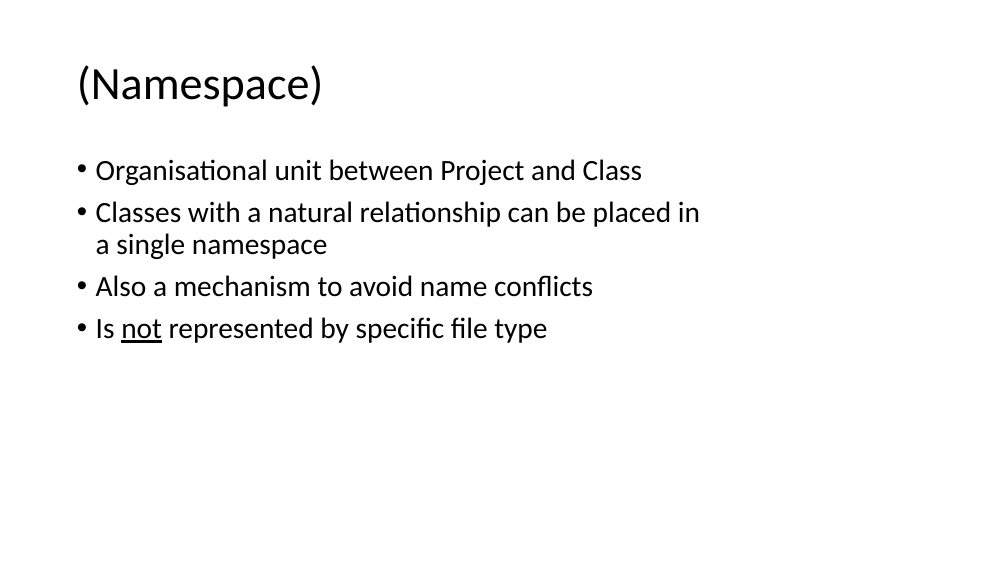
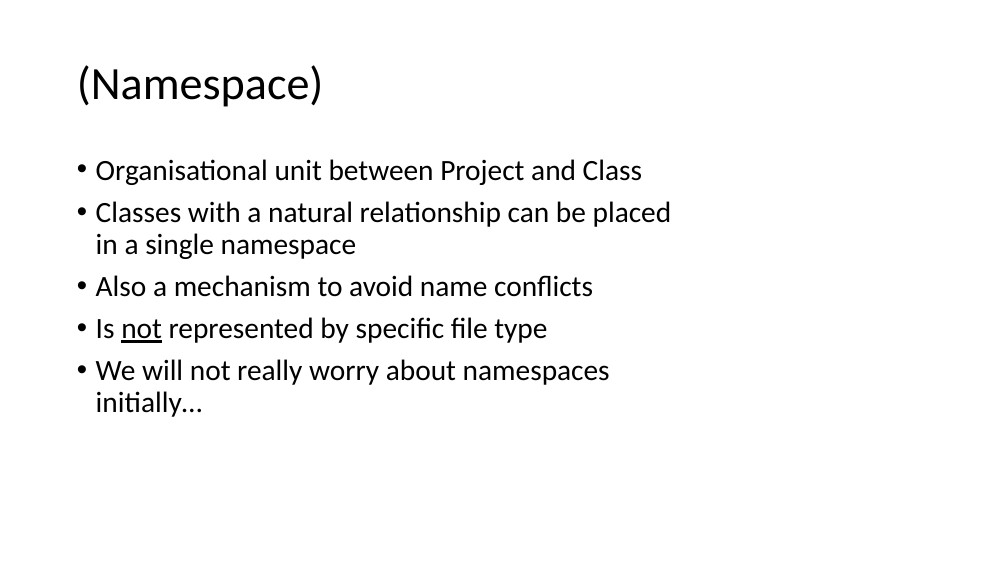
Before and after one commit to perslaursen/OOProg22, a slide deck: slide 6 of Chap/Start/Presentations/CodeOrganisation.pptx (slide 7 before the commit). Drawn at 1008x567 pixels with LibreOffice and Linux fonts; fonts in the diff are those of the drawing. Boxes give left, top, right and bottom in pixels: in the first picture for what was removed or moved away, otherwise in the second. Text is boxed around its words. In the diff, an @@ line names an element or a change of style, - is before the commit and + after.

```diff
--- a/Chap/Start/Presentations/CodeOrganisation.pptx
+++ b/Chap/Start/Presentations/CodeOrganisation.pptx
@@ text at bbox=[96, 359, 610, 417]: paragraph added @@
+• We will not really worry about namespaces initially…
```
Also in this commit, not shown: 4 other slides changed, 1 slide removed, 37 other files.
